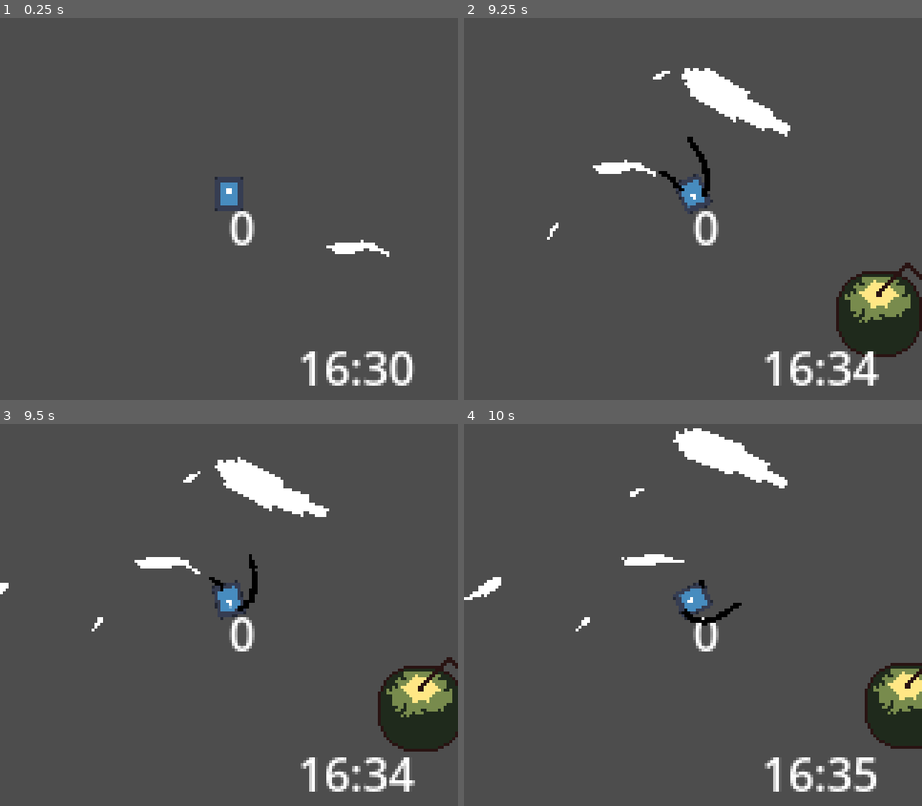
Above: before the commit, frames 1-4 (two rows, left to right).
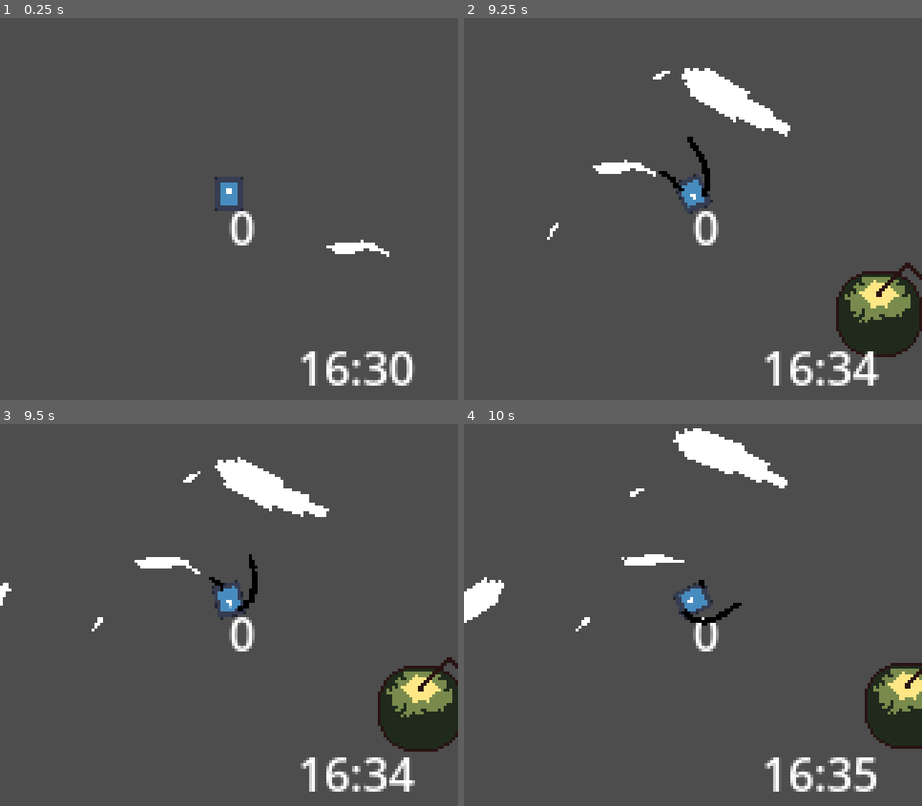
Above: after the commit, the same moments.

Repository: andrebariani/gbjam_12_spooky_fishing
Game: Godot game, scene res://scenes/test_scene.tscn
Same seed, same stepped clock (60 frames per second), same inputs: the game is played once before the commit and once after it. The engine's default icon, where the game draws it, is replaced by a stand-in: a white triangle on a blue panel in a dark square.
Inputs:
- Up to frame 1 (0.25 s): no input
- Up to frame 2 (9.25 s): hold Right (right) 0.53-1.28 s; tap Z (A) every 1.5 s from 0.6 to 8.1 s; hold Down (down) 1.28-2.03 s; tap X (B) every 1.5 s from 1.35 to 8.85 s; hold Right (right) 2.03-2.78 s; hold Up (up) 2.78-3.53 s; hold Left (left) 3.53-5.03 s; hold Down (down) 5.03-5.78 s; hold Right (right) 5.78-6.53 s; hold Up (up) 6.53-7.28 s; hold Right (right) 7.28-8.03 s; hold Down (down) 8.03-8.78 s; hold Left (left) from 8.78 s (still down)
- Up to frame 3 (9.5 s): keep holding Left (left)
- Up to frame 4 (10 s): release Left (left) at 9.53 s; hold Up (up) from 9.53 s (still down); tap Z (A) at 9.6 s

Frames 1-2 are identical in both runs. In frame 3, less than 0.1% of the frame differs, in the area x 0-3%, y 41-48%; in frame 4, 0.5%, in the area x 0-9%, y 40-53%.

Commit message:
small scene fix

Diff:
--- a/scenes/test_scene.tscn
+++ b/scenes/test_scene.tscn
@@ -7,8 +7,10 @@
 [ext_resource type="Script" path="res://scenes/ui/test_time.gd" id="6_npblf"]
 [ext_resource type="PackedScene" uid="uid://blk5upqrse004" path="res://scenes/entities/player/player_boat.tscn" id="6_plco2"]
 [ext_resource type="Resource" uid="uid://hfrlgdhm8knk" path="res://scenes/entities/fish/Candiru.tres" id="7_7rl3r"]
+[ext_resource type="Resource" uid="uid://dqvg82tmdvvr3" path="res://scenes/entities/fish/Lungfish.tres" id="7_s8b0b"]
 [ext_resource type="Resource" uid="uid://dnychxls0ov2c" path="res://scenes/entities/fish/Redrum.tres" id="8_ynbb0"]
 [ext_resource type="Resource" uid="uid://cql3mb5e5csxs" path="res://scenes/entities/fish/Suevoleviathan.tres" id="9_4o1p8"]
+[ext_resource type="Resource" uid="uid://c2qvl1oea71dt" path="res://scenes/entities/fish/ZombieWrasse.tres" id="11_u6fg8"]
 
 [sub_resource type="ShaderMaterial" id="ShaderMaterial_7n752"]
 shader = ExtResource("1_1ddho")
@@ -100,6 +102,7 @@
 
 [node name="Shadow" parent="." instance=ExtResource("1_wbpwi")]
 position = Vector2(66, 147)
+fish = ExtResource("7_s8b0b")
 
 [node name="Shadow2" parent="." instance=ExtResource("1_wbpwi")]
 position = Vector2(-3, 92)
@@ -115,3 +118,4 @@
 
 [node name="Shadow5" parent="." instance=ExtResource("1_wbpwi")]
 position = Vector2(-174, 137)
+fish = ExtResource("11_u6fg8")
Not shown: 1 places in scenes/test_scene.tscn that only renumber resources
